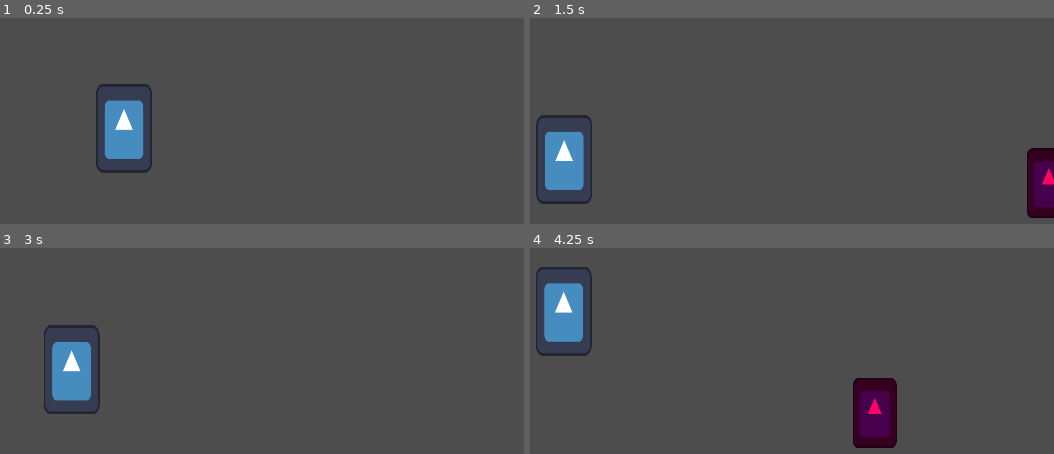
Above: before the commit, frames 1-4 (two rows, left to right).
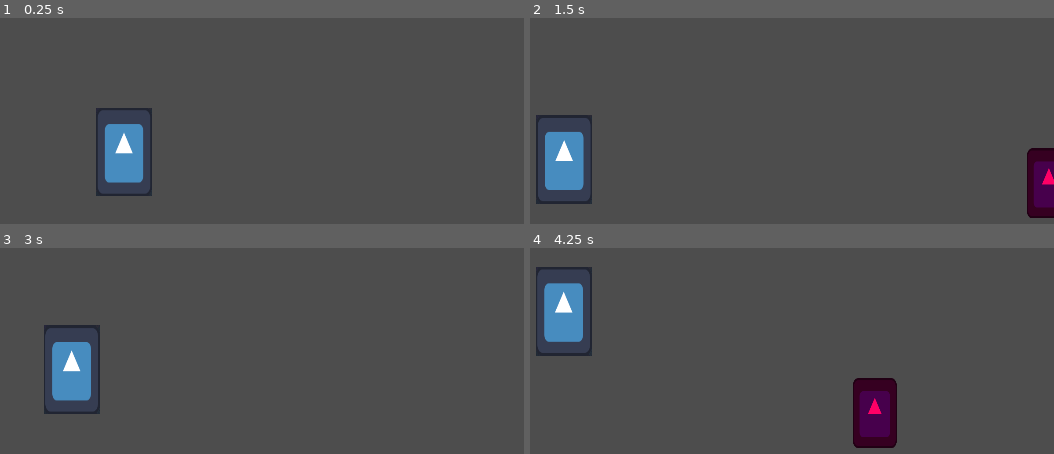
Above: after the commit, the same moments.

Repository: Andropas/Godot-wild-jam-60
Game: Godot game, scene res://main.tscn
Same seed, same stepped clock (60 frames per second), same inputs: the game is played once before the commit and once after it. The project has no main scene, so this scene is started directly. The engine's default icon, where the game draws it, is replaced by a stand-in: a white triangle on a blue panel in a dark square.
Inputs:
- Up to frame 1 (0.25 s): no input
- Up to frame 2 (1.5 s): tap Enter at 0.5 s; hold Space (jump) 0.53-1.28 s; hold D (move_right) from 0.53 s (still down); tap Space (jump) at 1.35 s
- Up to frame 3 (3 s): tap Space (jump) at 1.52, 1.82, 2.85 s; release D (move_right) at 2.03 s; hold A (move_left) 2.03-2.78 s; hold Space (jump) 2.03-2.78 s; hold D (move_right) from 2.78 s (still down)
- Up to frame 4 (4.25 s): keep holding D (move_right); tap Space (jump) at 3.02, 3.32 s; hold Space (jump) from 3.53 s (still down)

The runs differ from the first frame. In frame 1, 2.5% of the frame differs, in the area x 18-30%, y 32-87%; in frame 2, less than 0.1%; in frame 3, less than 0.1%; in frame 4, less than 0.1%.

Commit message:
Improving combat system

Diff:
--- a/main.tscn
+++ b/main.tscn
@@ -18,29 +18,30 @@
 script = ExtResource("1_xfvs2")
 
 [node name="Player" parent="Game/Street" instance=ExtResource("1_hcmc4")]
-position = Vector2(103, 478)
+position = Vector2(103, 685)
 
 [node name="Ground" type="StaticBody2D" parent="Game/Street"]
+position = Vector2(0, 207)
 
 [node name="CollisionShape2D" type="CollisionShape2D" parent="Game/Street/Ground"]
 position = Vector2(447, 604)
 shape = SubResource("RectangleShape2D_6yysq")
 
 [node name="Ground3" type="StaticBody2D" parent="Game/Street"]
-position = Vector2(104, -283)
+position = Vector2(825, 0)
 
 [node name="CollisionShape2D" type="CollisionShape2D" parent="Game/Street/Ground3"]
 position = Vector2(1543, 795)
 shape = SubResource("RectangleShape2D_wwi3v")
 
 [node name="Ground2" type="StaticBody2D" parent="Game/Street"]
-position = Vector2(292, -66)
+position = Vector2(292, 141)
 
 [node name="CollisionShape2D" type="CollisionShape2D" parent="Game/Street/Ground2"]
 position = Vector2(1146, 670)
 shape = SubResource("RectangleShape2D_6yysq")
 
 [node name="Robot" parent="Game/Street" instance=ExtResource("3_rryok")]
-position = Vector2(991, 381)
+position = Vector2(991, 686)
 
 [node name="UI" type="Node2D" parent="."]
--- a/scenes/player/player.gd
+++ b/scenes/player/player.gd
@@ -6,6 +6,10 @@
 
 signal changed_facing(x_value: int)
 
+var hit_points = 4
+@onready var stun_timer = $StunTimer
+@onready var safe_timer = $SafeTimer
+@onready var effect_anim = $EffectAnimationPlayer
 
 var gravity = ProjectSettings.get_setting("physics/2d/default_gravity")
 @onready var jump_timer = $JumpTimer
@@ -15,29 +19,41 @@
 
 signal new_camera_tween
 
+func take_damage(dmg, kickback = -1, stun = 0):
+	if not safe_timer.time_left:
+		hit_points -= dmg
+		if kickback is Vector2:
+			velocity = kickback
+		stun_timer.start(stun)
+		effect_anim.play("hit")
+		safe_timer.start(0.5)
+		print(hit_points)
+
 
 func _physics_process(delta):
 	# Add the gravity.
 	if not is_on_floor():
 		velocity.y += gravity * delta
 
-	# Handle Jump.
-	if Input.is_action_just_pressed("jump") and is_on_floor():
-		jump_timer.start()
-	if Input.is_action_just_released("jump"):
-		jump_timer.stop()
-	if Input.is_action_pressed("jump") and not jump_timer.is_stopped():
-		velocity.y = JUMP_VELOCITY
+	if not stun_timer.time_left:
 
-	# Get the input direction and handle the movement/deceleration.
-	# As good practice, you should replace UI actions with custom gameplay actions.
-	var direction = Input.get_axis("move_left", "move_right")
-	if sign(direction) != sign(velocity.x):
-		emit_signal("changed_facing", sign(direction))
-	if direction:
-		velocity.x = direction * SPEED
-	else:
-		velocity.x = move_toward(velocity.x, 0, SPEED)
+		# Handle Jump.
+		if Input.is_action_just_pressed("jump") and is_on_floor():
+			jump_timer.start()
+		if Input.is_action_just_released("jump"):
+			jump_timer.stop()
+		if Input.is_action_pressed("jump") and not jump_timer.is_stopped():
+			velocity.y = JUMP_VELOCITY
+
+		# Get the input direction and handle the movement/deceleration.
+		# As good practice, you should replace UI actions with custom gameplay actions.
+		var direction = Input.get_axis("move_left", "move_right")
+		if sign(direction) != sign(velocity.x):
+			emit_signal("changed_facing", sign(direction))
+		if direction:
+			velocity.x = direction * SPEED
+		else:
+			velocity.x = move_toward(velocity.x, 0, SPEED)
 
 	move_and_slide()
 
--- /dev/null
+++ b/scenes/player/player.gdshader
@@ -0,0 +1,10 @@
+shader_type canvas_item;
+
+uniform vec4 modulate: source_color;
+
+void fragment() {
+	COLOR = texture(TEXTURE, UV);
+	COLOR.a -= modulate.a;
+	COLOR.rgb += modulate.rgb*modulate.a;
+	COLOR.a = 1.0;
+}
--- a/scenes/player/player.tscn
+++ b/scenes/player/player.tscn
@@ -1,16 +1,43 @@
-[gd_scene load_steps=4 format=3 uid="uid://cnsb34rjr1g3t"]
+[gd_scene load_steps=8 format=3 uid="uid://cnsb34rjr1g3t"]
 
 [ext_resource type="Script" path="res://scenes/player/player.gd" id="1_6tx37"]
 [ext_resource type="Texture2D" uid="uid://bb0f1rujlif2e" path="res://icon.svg" id="1_qq8lj"]
+[ext_resource type="Shader" path="res://scenes/player/player.gdshader" id="2_got4k"]
+
+[sub_resource type="ShaderMaterial" id="ShaderMaterial_4q1uy"]
+shader = ExtResource("2_got4k")
+shader_parameter/modulate = Color(0.996078, 0, 0.176471, 0)
 
 [sub_resource type="RectangleShape2D" id="RectangleShape2D_7gus1"]
 size = Vector2(79, 124)
+
+[sub_resource type="Animation" id="Animation_ud8h8"]
+resource_name = "hit"
+length = 0.5
+tracks/0/type = "value"
+tracks/0/imported = false
+tracks/0/enabled = true
+tracks/0/path = NodePath("Sprite2D:material:shader_parameter/modulate")
+tracks/0/interp = 1
+tracks/0/loop_wrap = true
+tracks/0/keys = {
+"times": PackedFloat32Array(0, 0.2, 0.4),
+"transitions": PackedFloat32Array(1, 1, 1),
+"update": 0,
+"values": [Color(1, 1, 1, 0), Color(1, 1, 1, 1), Color(0.996078, 0, 0.176471, 0)]
+}
+
+[sub_resource type="AnimationLibrary" id="AnimationLibrary_bq1k6"]
+_data = {
+"hit": SubResource("Animation_ud8h8")
+}
 
 [node name="Player" type="CharacterBody2D" groups=["player"]]
 collision_layer = 2
 script = ExtResource("1_6tx37")
 
 [node name="Sprite2D" type="Sprite2D" parent="."]
+material = SubResource("ShaderMaterial_4q1uy")
 scale = Vector2(0.632813, 1)
 texture = ExtResource("1_qq8lj")
 
@@ -33,4 +60,15 @@
 editor_draw_limits = true
 editor_draw_drag_margin = true
 
+[node name="StunTimer" type="Timer" parent="."]
+one_shot = true
+
+[node name="EffectAnimationPlayer" type="AnimationPlayer" parent="."]
+libraries = {
+"": SubResource("AnimationLibrary_bq1k6")
+}
+
+[node name="SafeTimer" type="Timer" parent="."]
+one_shot = true
+
 [connection signal="changed_facing" from="." to="." method="_on_changed_facing"]
--- a/scenes/robots/base/robot.gd
+++ b/scenes/robots/base/robot.gd
@@ -24,7 +24,7 @@
 		if abs(target_pos.x - position.x) > 5:
 				direction = sign(target_pos.x - position.x)
 		elif target:
-			print(target)
+			recognition.monitoring = false
 			pause_timer.start()
 
 	else:
@@ -57,4 +57,13 @@
 		target_pos = target.position + Vector2(sign(target.position.x - position.x), 0)*120
 
 func _on_pause_timer_timeout():
+	recognition.monitoring = true
 	update_target()
+
+
+func _on_damage_area_body_entered(body):
+	for g in target_groups:
+		if body.is_in_group(g):
+			if body.has_method("take_damage"):
+				body.take_damage(1, Vector2(direction*300, -300), 0.5)
+			break
--- a/scenes/robots/base/robot.tscn
+++ b/scenes/robots/base/robot.tscn
@@ -8,6 +8,9 @@
 
 [sub_resource type="CircleShape2D" id="CircleShape2D_fbpty"]
 radius = 256.5
+
+[sub_resource type="RectangleShape2D" id="RectangleShape2D_31uiu"]
+size = Vector2(60, 98)
 
 [node name="Robot" type="CharacterBody2D" groups=["robot"]]
 collision_layer = 2
@@ -45,7 +48,16 @@
 wait_time = 0.8
 one_shot = true
 
+[node name="DamageArea" type="Area2D" parent="."]
+collision_layer = 2
+collision_mask = 2
+
+[node name="CollisionShape2D" type="CollisionShape2D" parent="DamageArea"]
+shape = SubResource("RectangleShape2D_31uiu")
+debug_color = Color(1, 0.275593, 0.197752, 0.42)
+
 [connection signal="body_entered" from="RecognitionRadar" to="." method="_on_radar_body_entered"]
 [connection signal="body_exited" from="RecognitionRadar" to="." method="_on_recognition_body_exited"]
 [connection signal="body_exited" from="DerecognitionRadar" to="." method="_on_radar_body_exited"]
 [connection signal="timeout" from="PauseTimer" to="." method="_on_pause_timer_timeout"]
+[connection signal="body_entered" from="DamageArea" to="." method="_on_damage_area_body_entered"]
Binary file added: concept/city/1.jpg
Not shown, added: concept/city/1.jpg.import
Not shown: 1 places in scenes/robots/base/robot.tscn that only renumber resources
Not shown, added: concept/city/1.jpg.kra
Not shown, added: concept/city/1.jpg.kra~
